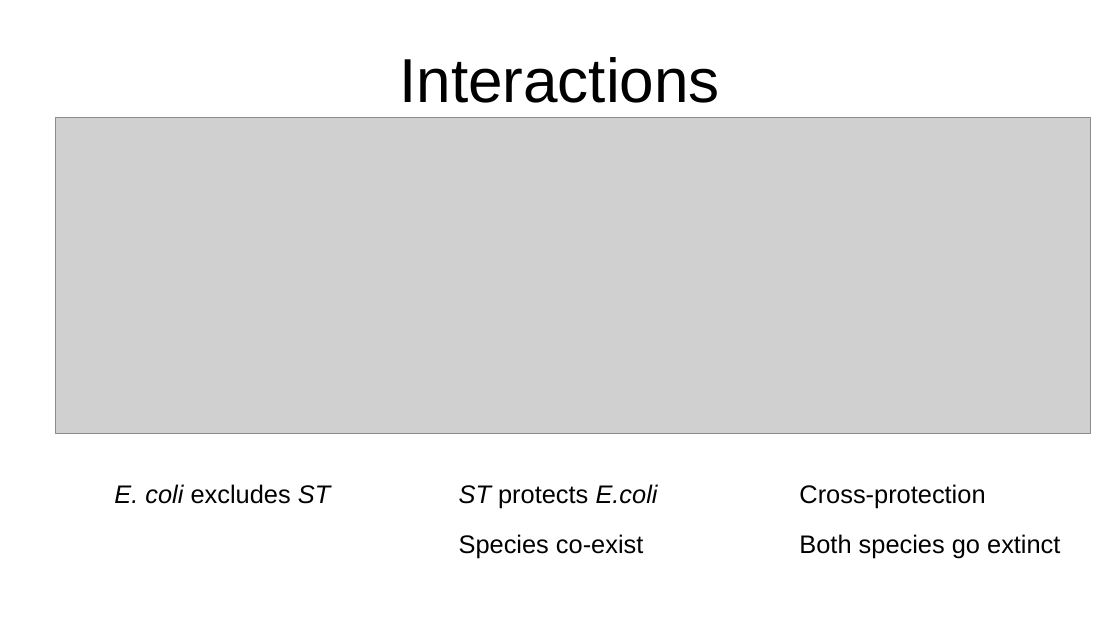
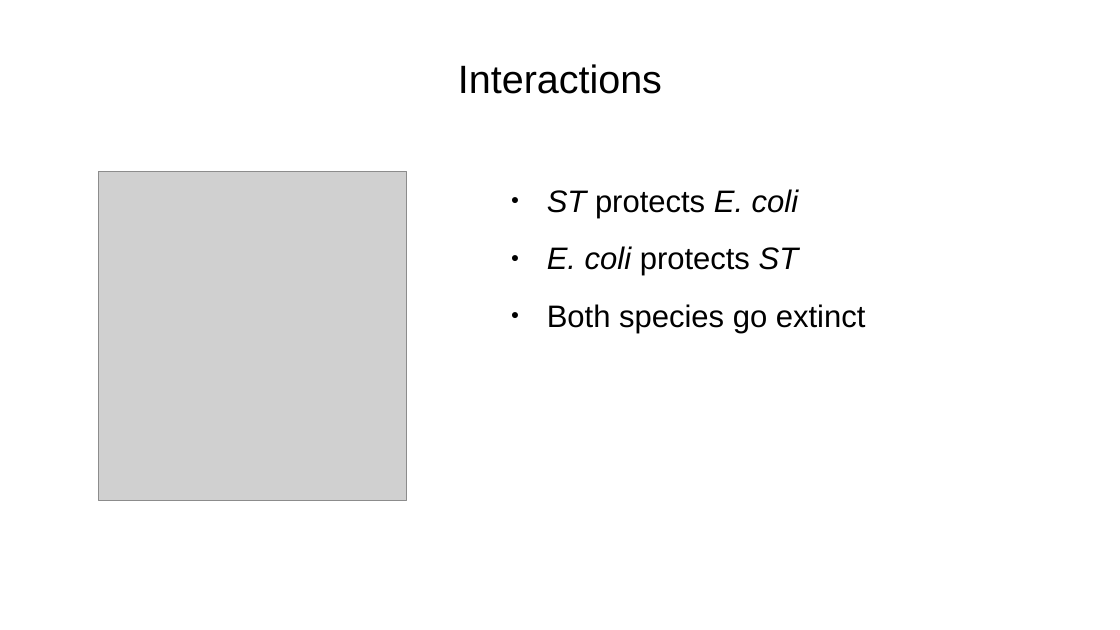
Before and after one commit to nahanoo/toxicity_kuleuven, a slide deck: slide 3 of presentation.odp. Drawn at 1120x630 pixels with LibreOffice and Linux fonts; fonts in the diff are those of the drawing; grey boxes stand for pictures. Boxes give left, top, right and bottom in pixels: in the first picture for what was removed or moved away, otherwise in the second. Text is boxed around its words. In the diff, an @@ line names an element or a change of style, - is before the commit and + after.

```diff
--- a/presentation.odp
+++ b/presentation.odp
@@ title "Interactions" at bbox=[458, 64, 662, 94]: size 44 to 28 pt @@
@@ picture: place and size @@
-picture at bbox=[56, 118, 1092, 435]
+picture at bbox=[99, 171, 408, 500]
@@ text added at bbox=[547, 189, 866, 333], 22 pt, text #000000 @@
+● ST protects E. coli
+● E. coli protects ST
+● Both species go extinct
@@ text removed at bbox=[114, 484, 330, 504] @@
-E. coli excludes ST
@@ text removed at bbox=[459, 484, 658, 559] @@
-ST protects E.coli
-Species co-exist
@@ text removed at bbox=[799, 484, 1060, 559] @@
-Cross-protection
-Both species go extinct
```
Also in this commit, not shown: 1 other slide changed, 16 slides added, 2 slides removed, 28 other files.
